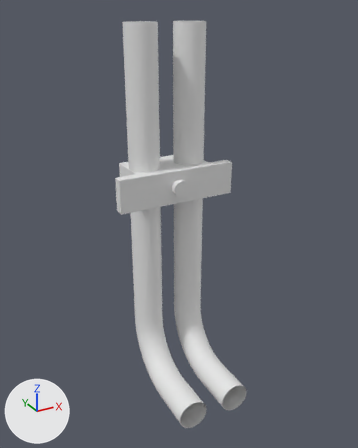
A saved change to the OBJ model src/main/resources/assets/electricity/models/dc_string_cable/dc_string_cable_climb.obj.
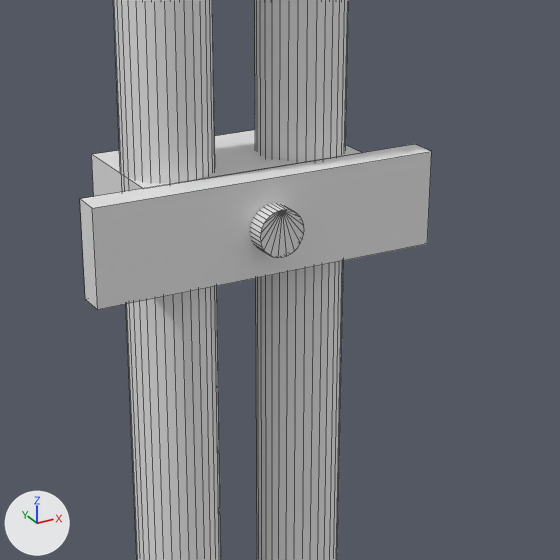
Each version is shown whole from a camera (50 mm lens) standing at (-0.083, -1.198, 1.033) and looking at (0.49, -0.157, 0.512), then close up on the part from 25% to 77% of the width and 25% to 66% of the height. Lighting does not change. The marker at lower left points along +X, +Y and +Z. The last two pictures show the newer version. The close-ups show mesh edges as thin lines. Where no turn or scale is listed for an object, it has been applied to the vertices.

The first close-up shows 'cable', 'cleat'.
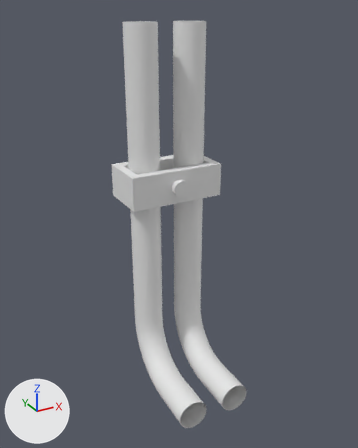
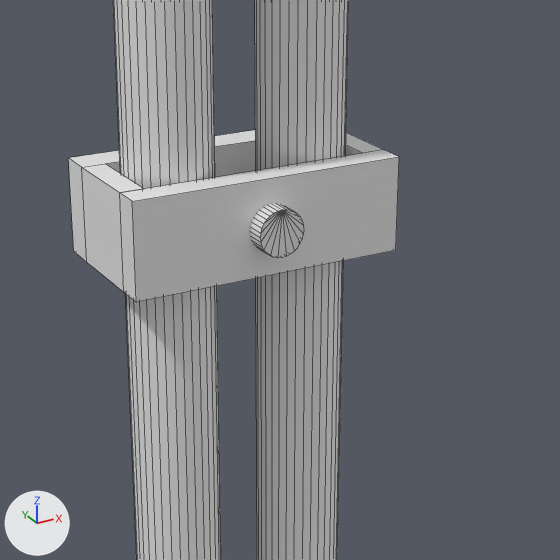
Edits to the bpy script that builds the scene:
```text
Change me_cleat:
    used by ob_cleat; location = (0.0, 0.0, 0.0)
    remove me_cleat.from_pydata(...)  # 80 vertices, 59 faces; spans x 0.338..0.663, y -0.156..0.0, z 0.562..0.65
    add me_cleat.from_pydata(...)  # 88 vertices, 71 faces; spans x 0.372..0.628, y -0.156..0.0, z 0.562..0.65
    me_cleat part 1: the loose piece of 8 vertices spanning x 0.394..0.606, y -0.111..0.0, z 0.562..0.65 is rebuilt with 24 vertices and now spans x 0.372..0.628, y -0.137..0.0, z 0.562..0.65
    other edits to the shape of me_cleat do not show in these pictures
```

What differs and where, as boxes [x1, y1, x2, y2] in the close-ups (560 x 560 px):
'cleat', reshaped
    before: [80, 130, 432, 310]
    after: [68, 130, 399, 302]
part 1 of me_cleat, rebuilt
    before: [92, 130, 362, 197]
    after: [68, 130, 399, 302]
